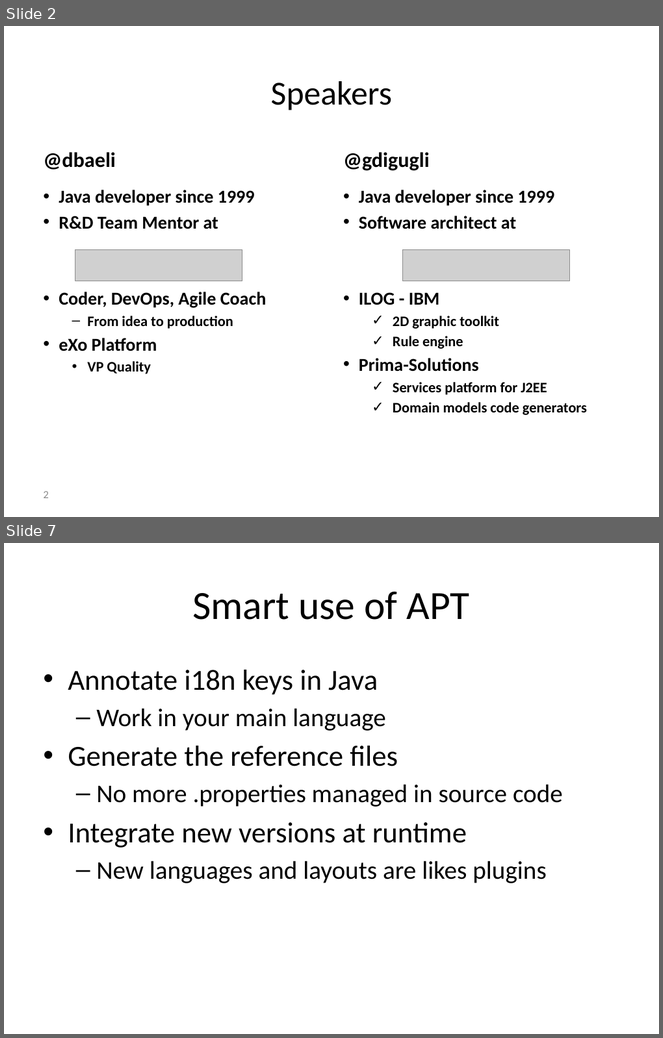
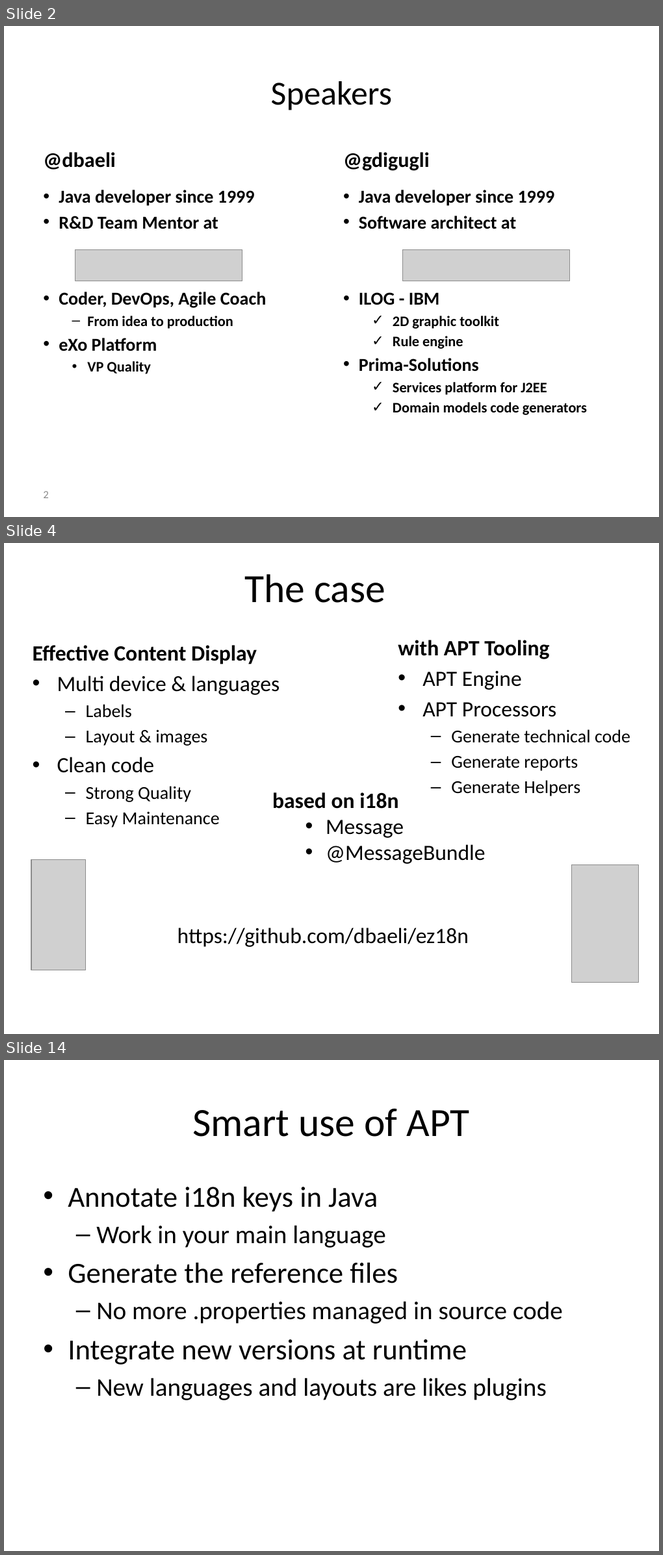
Before and after one commit to dbaeli/ez18n, a slide deck: ez18n-slides/javaone-2012/ez18n_javaone2012.pptx. Shown one above the other, each under a label of ours: slides 2 and 7 before the commit, slides 2, 4 and 14 after it; the slides between them are not shown. The pictures are 663x1038 and 663x1555 pixels, drawn with LibreOffice and Linux fonts; fonts in the diff are those of the drawing; grey boxes stand for pictures; background and template pictures are left out. Boxes give left, top, right and bottom in pixels: in the first picture for what was removed or moved away, otherwise in the second. Text is boxed around its words. In the diff, an @@ line names an element or a change of style, - is before the commit and + after.

```diff
--- a/ez18n-slides/javaone-2012/ez18n_javaone2012.pptx
+++ b/ez18n-slides/javaone-2012/ez18n_javaone2012.pptx
@@ slide 4 added at (x1=4, y1=543, x2=659, y2=1034), background picture (left out) @@
@@ title added at (x1=244, y1=574, x2=386, y2=603), 44 pt, text #000000 @@
+The case
@@ text added at (x1=398, y1=640, x2=631, y2=797), 20 pt, text #000000 @@
+with APT Tooling
+• APT Engine
+• APT Processors
+  – Generate technical code
+  – Generate reports
+  – Generate Helpers
@@ text added at (x1=33, y1=645, x2=280, y2=828), 24 pt, text #000000 @@
+Effective Content Display
+• Multi device & languages
+  – Labels
+  – Layout & images
+• Clean code
+  – Strong Quality
+  – Easy Maintenance
@@ text added at (x1=272, y1=793, x2=486, y2=864), 24 pt, text #000000 @@
+based on i18n
+  • Message
+  • @MessageBundle
@@ picture added at (x1=31, y1=860, x2=86, y2=970) @@
@@ picture added at (x1=572, y1=865, x2=639, y2=983) @@
@@ text added at (x1=178, y1=928, x2=469, y2=947), 24 pt, text #000000 @@
+https://github.com/dbaeli/ez18n
@@ what was slide 7 is now slide 14 @@
```
Also in this commit, not shown: 9 slides changed, 9 other slides added, 13 slides removed.
